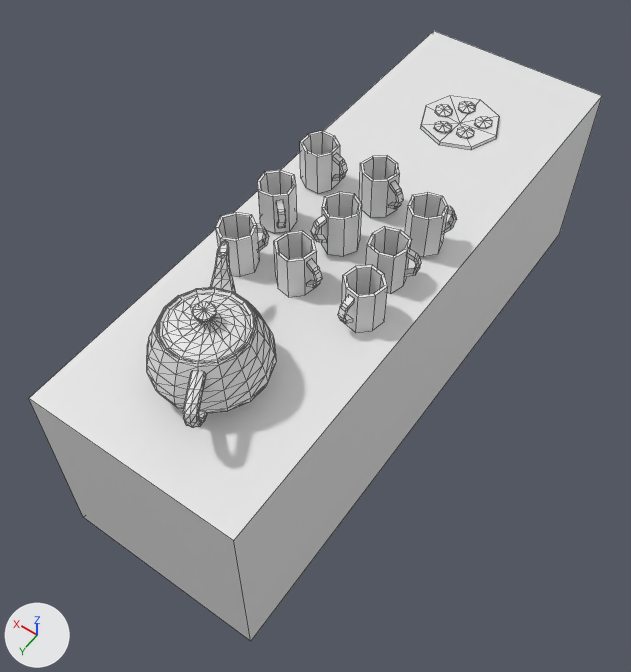
Before and after pictures for a commit that changed the Blender file src/data/teaset.blend.
The view is the same before and after, from a 50 mm lens placed at (-1.47, 1.38, 3.77), pointed at (0.01, -0.69, 0.51). The axes (+X, +Y, +Z) are drawn at lower left. The lights are the same throughout. Mesh edges are drawn as thin lines.

The scene before the commit, as lines of its bpy script (objects in view):
```python
me_cube = bpy.data.meshes.new('Cube')
me_cube.from_pydata(...)  # a box spanning x -0.5..0.5, y -2.5..0.5, z -0.5..0.5
me_teapot = bpy.data.meshes.new('teapot')
me_teapot.from_pydata(...)  # 1172 vertices, 1580 faces; spans x -10.5..2.2, y -2.2..1.4, z -3.4..16.5
ob_cube = bpy.data.objects.new('Cube', me_cube)
ob_cube.location = (0.0, 0.0, 0.5)
ob_teapot = bpy.data.objects.new('teapot', me_teapot)
ob_teapot.location = (0.007, 0.004, 1.232)
ob_teapot.rotation_euler = (1.571, 0.0, 0.524)  # degrees (90, 0, 30)
ob_teapot.scale = (0.11, 0.11, 0.11)
```
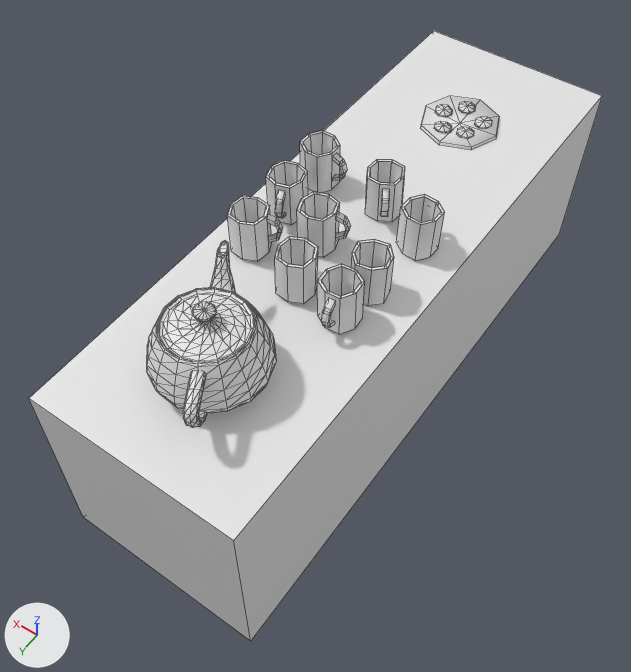
Boxes [x1, y1, x2, y2] around the edits, measured in the pictures (631 x 672 px; the box of a moved part takes in the faces that stretch with it):
```json
{"part": 1, "of": "me_teapot", "change": "moved or reshaped", "before": [277, 201, 286, 228], "after": [380, 190, 390, 217]}
{"part": 2, "of": "me_teapot", "change": "moved or reshaped", "before": [338, 295, 354, 324], "on screen": "not visible afterwards"}
{"part": 3, "of": "me_teapot", "change": "moved or reshaped", "before": [405, 248, 421, 277], "on screen": "not visible afterwards"}
{"part": 4, "of": "me_teapot", "change": "moved or reshaped", "before": [311, 215, 326, 243], "after": [336, 212, 351, 240]}
{"part": 5, "of": "me_teapot", "change": "moved or reshaped", "before": [307, 259, 322, 288], "after": [275, 191, 286, 218]}
{"part": 6, "of": "me_teapot", "change": "moved or reshaped", "before": [388, 181, 403, 209], "after": [268, 214, 283, 243]}
{"part": 7, "of": "me_teapot", "change": "moved or reshaped", "before": [444, 206, 457, 233], "on screen": "not visible afterwards"}
{"part": 8, "of": "me_teapot", "change": "added", "after": [321, 299, 335, 328]}
{"part": 9, "of": "me_teapot", "change": "rebuilt", "before": [274, 231, 317, 296], "after": [275, 250, 318, 304]}
{"part": 10, "of": "me_teapot", "change": "rebuilt", "before": [405, 192, 448, 257], "after": [397, 208, 445, 261]}
{"part": 11, "of": "me_teapot", "change": "rebuilt", "before": [359, 155, 400, 218], "after": [365, 178, 404, 222]}
{"part": 12, "of": "me_teapot", "change": "rebuilt", "before": [257, 170, 297, 233], "after": [266, 172, 308, 225]}
{"part": 13, "of": "me_teapot", "change": "deleted", "before": [215, 212, 259, 276]}
{"part": 14, "of": "me_teapot", "change": "deleted", "before": [366, 226, 411, 293]}
{"part": 15, "of": "me_teapot", "change": "built on", "before": [256, 192, 388, 332], "after": [227, 130, 444, 334]}
```

Scene script edits in JSON lines:
```json
{"block": "me_teapot", "where": "# used by ob_teapot; location = (0.007, 0.004, 1.232); rotation_euler = (1.571, 0.0, 0.524), in degrees (90, 0, 30); scale = (0.11, 0.11, 0.11)"}
{"op": "remove", "block": "me_teapot", "code": "me_teapot.from_pydata(...)  # 1172 vertices, 1580 faces; spans x -10.5..2.2, y -2.2..1.4, z -3.4..16.5"}
{"op": "add", "block": "me_teapot", "code": "me_teapot.from_pydata(...)  # 1316 vertices, 1580 faces; spans x -10.5..2.2, y -2.1..1.4, z -3.4..16.5"}
{"block": "me_teapot", "change": "me_teapot part 1: the loose piece of 28 vertices spanning x -1.9..-1.4, y -1.6..-0.3, z 6.5..7.1 is moved by (-4.0, 0.0, 1.0)"}
{"block": "me_teapot", "change": "me_teapot part 2: the loose piece of 28 vertices spanning x -4.8..-4.2, y -1.8..-0.4, z 2.1..2.7 is scaled about its middle by (-0.928, 1, -1.03), then moved by (-3.0, 0.1, 5.3)"}
{"block": "me_teapot", "change": "me_teapot part 3: the loose piece of 28 vertices spanning x -7.2..-6.6, y -1.8..-0.4, z 4.8..5.2 is turned 118.9 degrees about the y axis through its middle, then moved by (1.9, 0.1, 0.3)"}
{"block": "me_teapot", "change": "me_teapot part 4: the loose piece of 28 vertices spanning x -3.5..-2.9, y -1.6..-0.3, z 6.0..6.5 is turned 140.6 degrees about the y axis through its middle, then moved by (-0.9, 0.0, 0.3)"}
{"block": "me_teapot", "change": "me_teapot part 5: the loose piece of 28 vertices spanning x -3.5..-2.9, y -1.8..-0.4, z 3.7..4.3 is turned -62 degrees about the y axis through its middle, then moved by (1.7, 0.1, 3.4)"}
{"block": "me_teapot", "change": "me_teapot part 6: the loose piece of 28 vertices spanning x -6.4..-5.8, y -1.6..-0.3, z 8.1..8.7 is turned 42.3 degrees about the y axis through its middle, then moved by (4.6, 0.0, -2.3)"}
{"block": "me_teapot", "change": "me_teapot part 7: the loose piece of 28 vertices spanning x -8.5..-7.8, y -1.6..-0.3, z 7.1..7.6 is turned 67.2 degrees about the y axis through its middle, then moved by (5.6, 0.0, -2.2)"}
{"block": "me_teapot", "change": "me_teapot part 8: the loose piece of 28 vertices spanning x -4.8..-4.2, y -1.8..-0.4, z 2.1..2.7 is copied, and the copy is moved by (0.6, 0.2, -0.4); it spans x -4.2..-3.7, y -1.6..-0.3, z 1.7..2.3"}
{"block": "me_teapot", "change": "me_teapot part 9: the loose piece of 33 vertices spanning x -3.3..-1.7, y -2.2..-0.2, z 3.8..5.4 is rebuilt with 16 vertices and now spans x -3.3..-1.8, y -2.0..0.0, z 3.4..4.9"}
{"block": "me_teapot", "change": "me_teapot part 10: the loose piece of 33 vertices spanning x -8.0..-6.5, y -2.0..0.0, z 6.2..7.8 is rebuilt with 16 vertices and now spans x -7.9..-6.2, y -2.0..0.0, z 6.0..7.7"}
{"block": "me_teapot", "change": "me_teapot part 11: the loose piece of 33 vertices spanning x -6.2..-4.6, y -2.0..0.0, z 8.2..9.8 is rebuilt with 16 vertices and now spans x -6.3..-4.9, y -2.0..0.0, z 8.1..9.6"}
{"block": "me_teapot", "change": "me_teapot part 12: the loose piece of 33 vertices spanning x -2.2..-0.6, y -2.0..-0.1, z 7.0..8.5 is rebuilt with 16 vertices and now spans x -2.6..-0.9, y -2.0..0.0, z 7.5..9.1"}
{"block": "me_teapot", "change": "me_teapot part 13: the loose piece of 33 vertices spanning x -0.9..0.6, y -2.2..-0.2, z 4.6..6.2 is deleted"}
{"block": "me_teapot", "change": "me_teapot part 14: the loose piece of 33 vertices spanning x -6.7..-5.1, y -2.2..-0.2, z 4.3..6.0 is deleted"}
{"block": "me_teapot", "change": "me_teapot part 15: 1 vertex moved within x -0.8, y -1.8, z 5.6; 93 vertices removed from x -5.9..-0.7, y -2.2..-0.1, z 2.4..7.5; 343 vertices added at x -7.9..0.2, y -2.0..0.0, z 2.1..11.1"}
```
